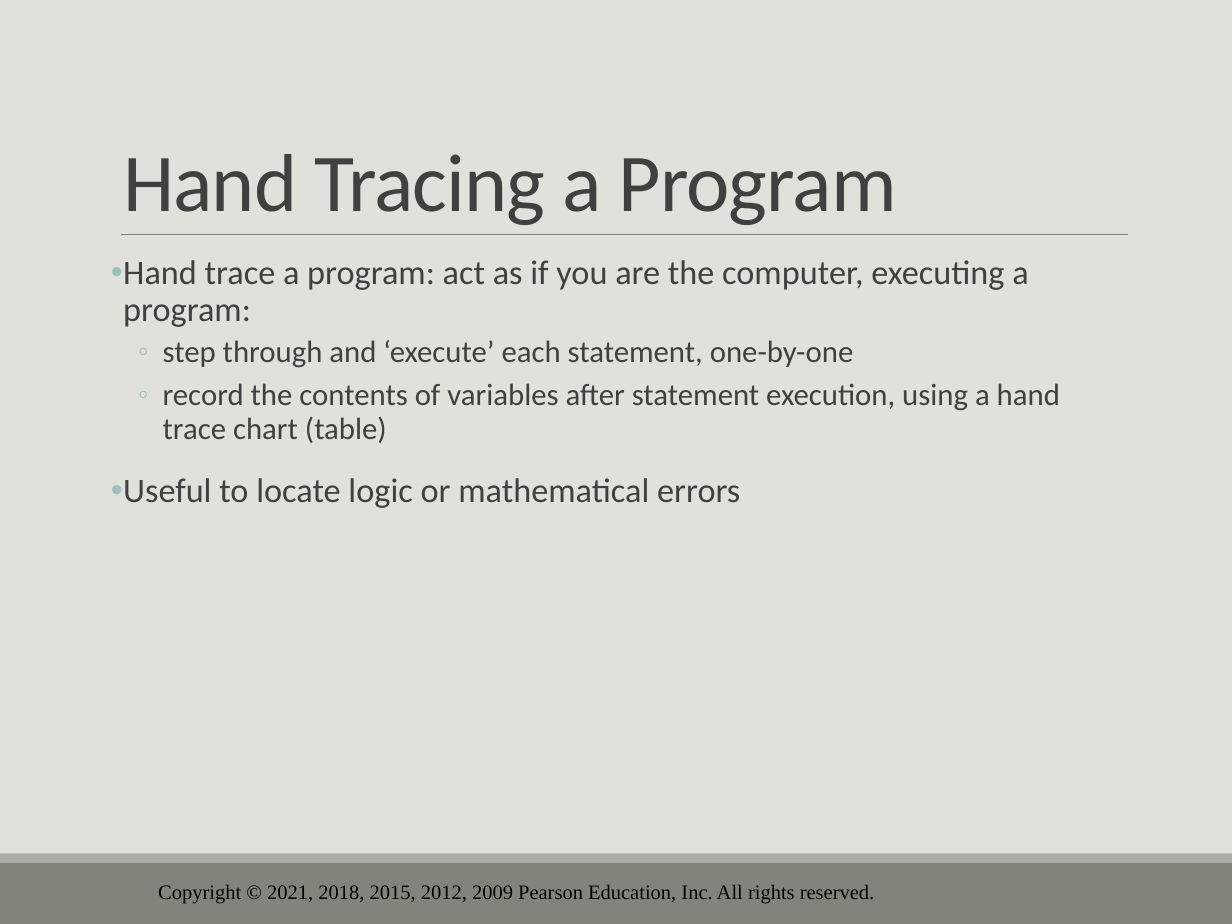
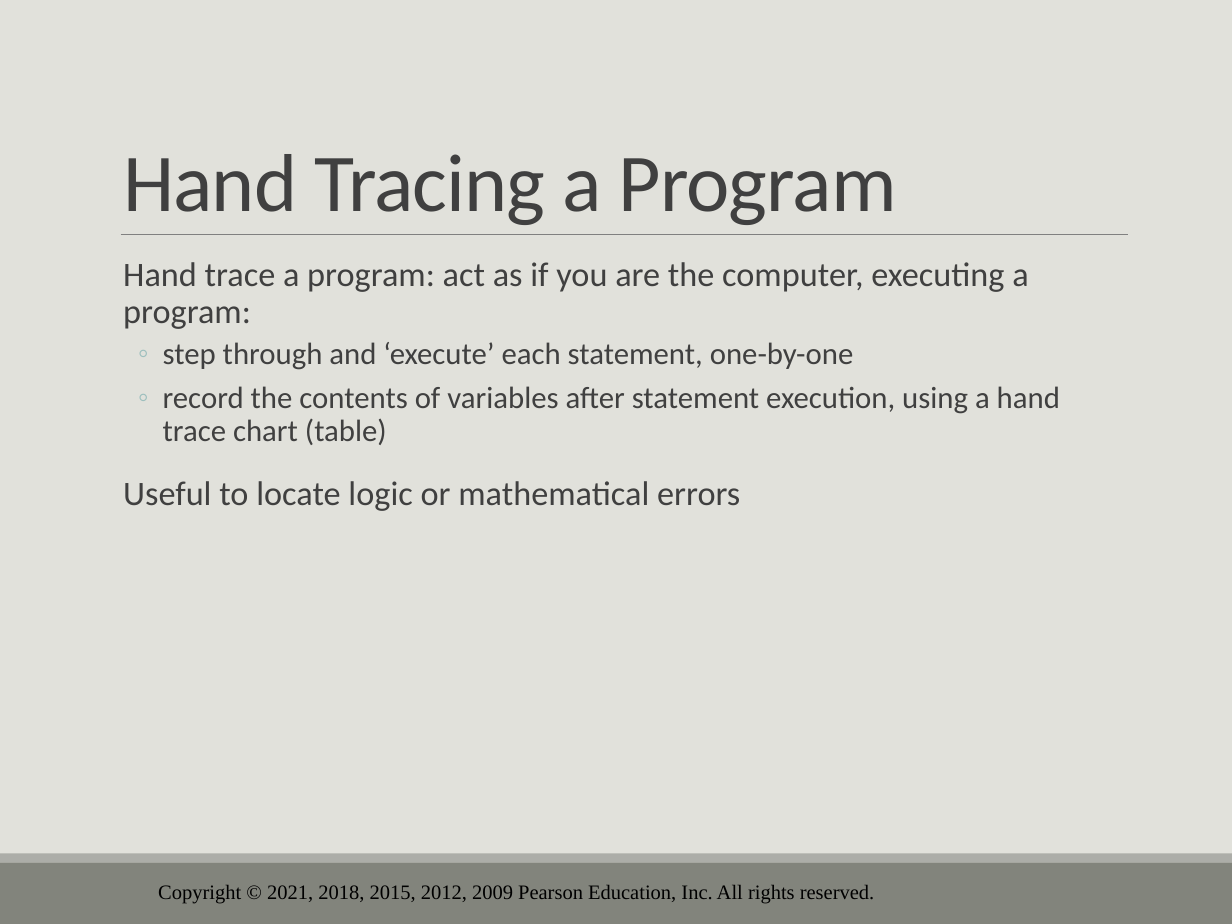
Before and after one commit to drolsonmi/eng1400, a slide deck: slide 55 of 1400_03_Expressions and Interactivity.pptx (slide 61 before the commit). Drawn at 1232x924 pixels with LibreOffice and Linux fonts; fonts in the diff are those of the drawing; background and template pictures are left out. Boxes give left, top, right and bottom in pixels: in the first picture for what was removed or moved away, otherwise in the second. Text is boxed around its words. In the diff, an @@ line names an element or a change of style, - is before the commit and + after.

```diff
--- a/1400_03_Expressions and Interactivity.pptx
+++ b/1400_03_Expressions and Interactivity.pptx
@@ text at (123,262,1028,511): bullet • to   @@
```
Also in this commit, not shown: 8 other slides changed, 6 slides removed, 1 other file.
